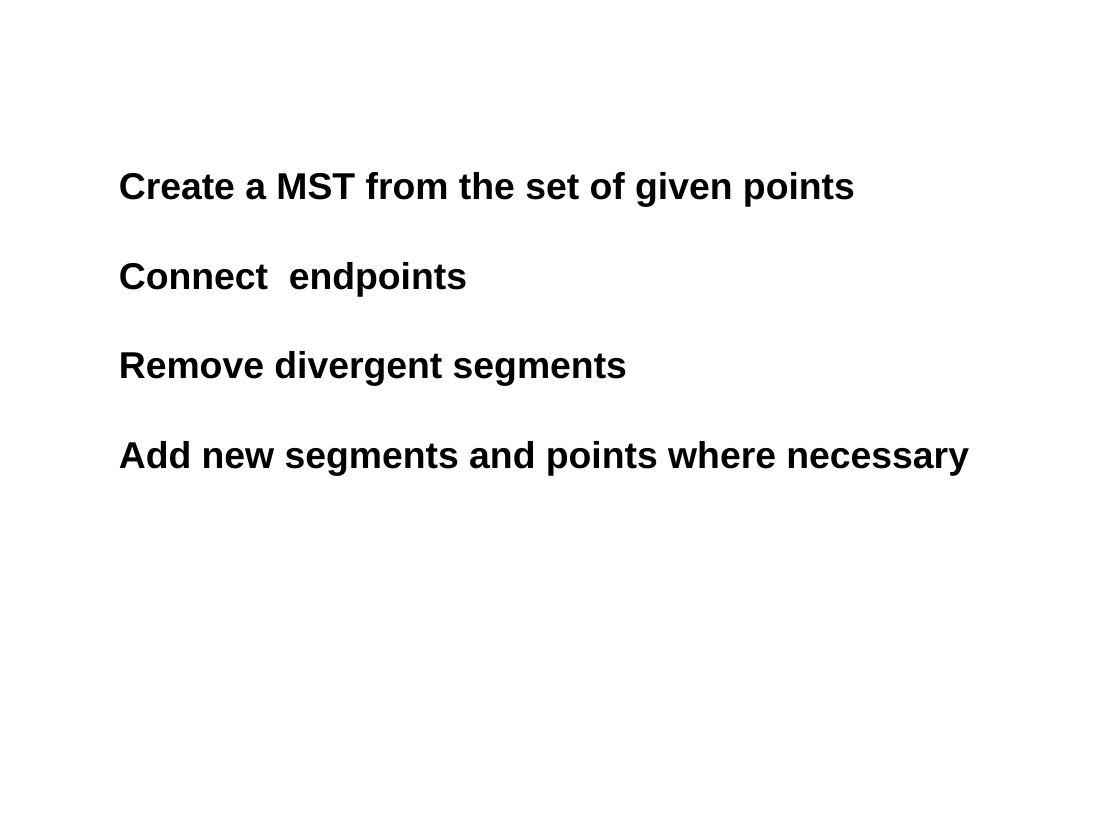
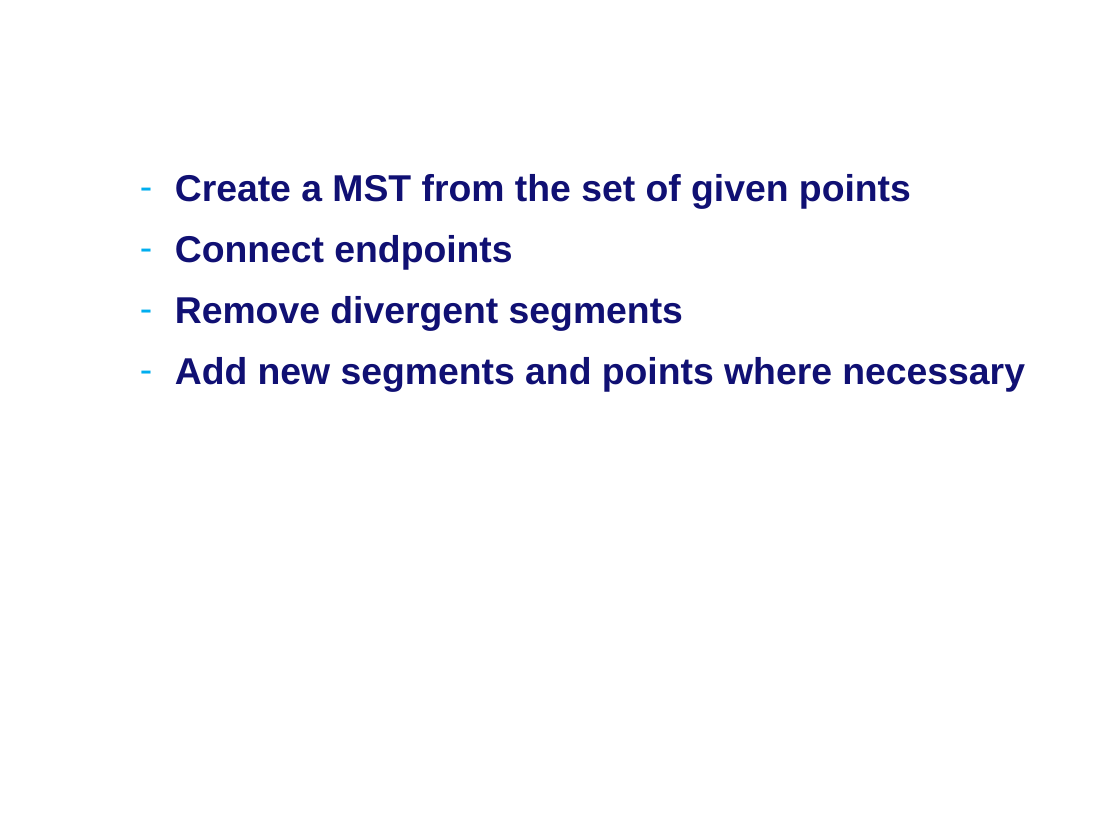
Before and after one commit to MartijnMuijsers/Algorithms, a slide deck: slide 21 of report/Final Presentation.ppt (slide 22 before the commit). Drawn at 1120x840 pixels with LibreOffice and Linux fonts; fonts in the diff are those of the drawing; background and template pictures are left out. Boxes give left, top, right and bottom in pixels: in the first picture for what was removed or moved away, otherwise in the second. Text is boxed around its words. In the diff, an @@ line names an element or a change of style, - is before the commit and + after.

```diff
--- a/report/Final Presentation.ppt
+++ b/report/Final Presentation.ppt
@@ text "Create a MST from the ...": place and size @@
-text "Create a MST from the ..." at (119, 172, 969, 476)
+text "Create a MST from the ..." at (175, 174, 1025, 392)
@@ text "Create a MST from the ..." at (175, 174, 1025, 392): text colour #000000 to #101073; bullet none to -; list level 1 to 2 in "Create a MST from the ..."; list level 1 to 2 in "Connect endpoints"; list level 1 to 2 in "Remove divergent segments"; list level 1 to 2 in "Add new segments and points ..." @@
```
Also in this commit, not shown: 9 other slides changed, 1 slide removed.
